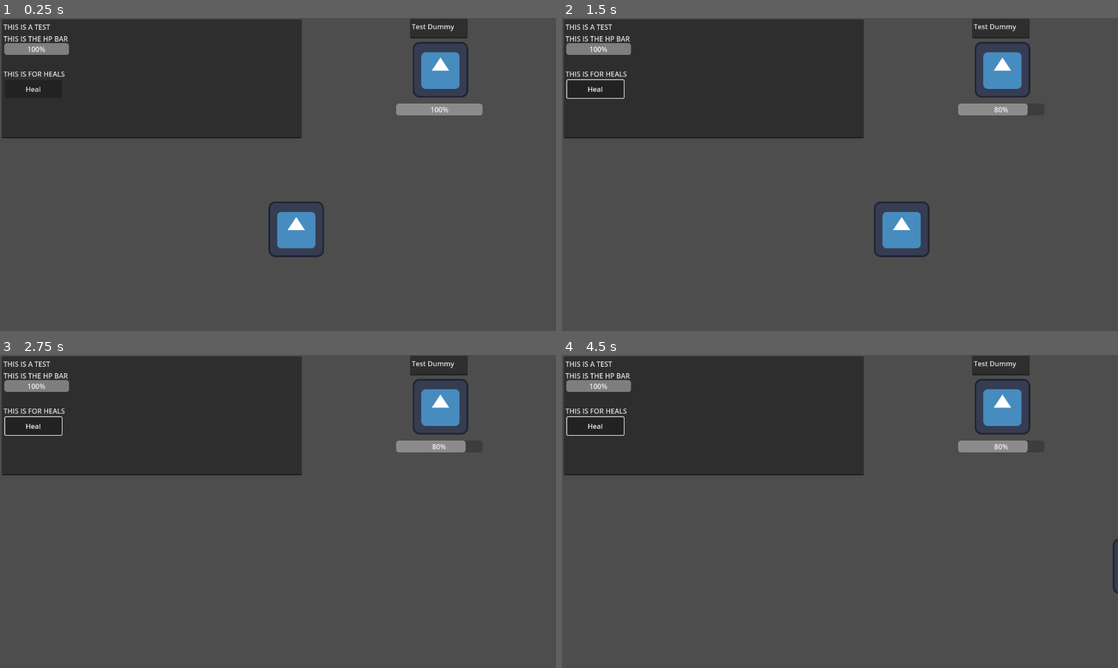
Above: before the commit, frames 1-4 (two rows, left to right).
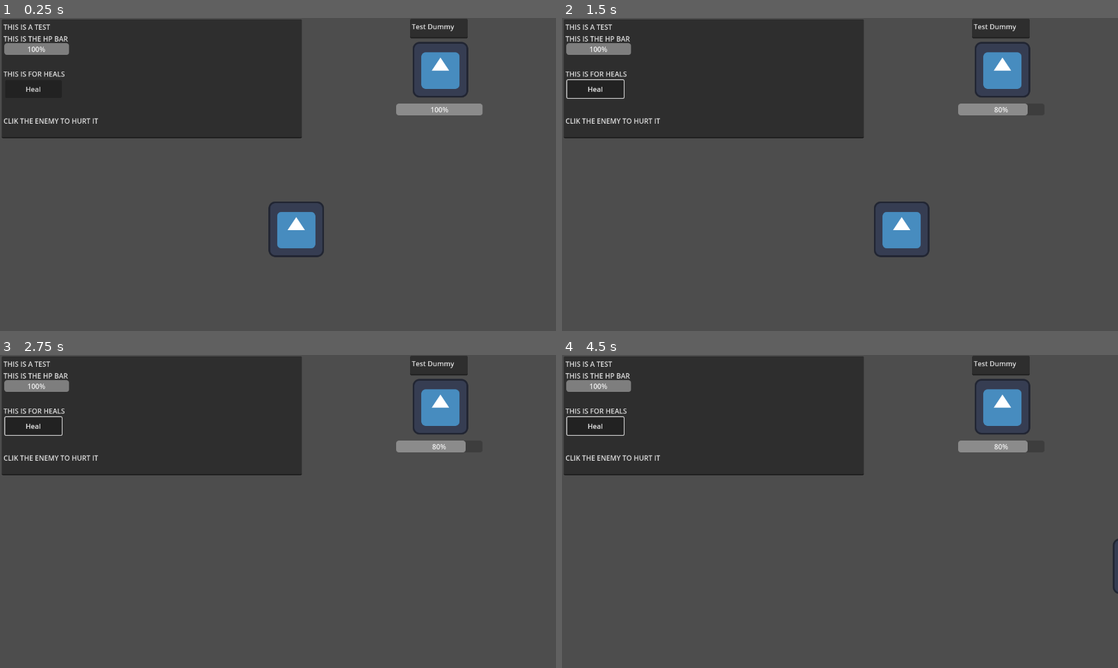
Above: after the commit, the same moments.

Repository: Ninclaunya/GodotPractice
Game: Godot game, scene res://main.tscn
Same seed, same stepped clock (60 frames per second), same inputs: the game is played once before the commit and once after it. The engine's default icon, where the game draws it, is replaced by a stand-in: a white triangle on a blue panel in a dark square.
Inputs (mouse positions are in pixels of both pictures, inside the frame that each line leads up to):
- Up to frame 1 (0.25 s): no input
- Up to frame 2 (1.5 s): click "Heal" at 0.5 s; tap Enter at 1.25 s; move the mouse to (1001, 71) at 1.27 s; hold D (right) from 1.28 s (still down); click (1001, 71) at 1.42 s
- Up to frame 3 (2.75 s): move the mouse to (166, 527) at 2.02 s; release D (right) at 2.03 s; hold S (down) from 2.03 s (still down)
- Up to frame 4 (4.5 s): move the mouse to (895, 442) at 2.77 s; release S (down) at 2.78 s; hold D (right) 2.78-3.53 s; tap Space at 3.5 s; move the mouse to (812, 574) at 3.52 s; hold W (up) 3.53-4.28 s; click (812, 574) at 3.67 s; tap Enter at 4.25 s; move the mouse to (1006, 558) at 4.27 s; hold A (left) from 4.28 s (still down)

The runs differ from the first frame. In frame 1, 0.2% of the frame differs, in the area x 0-18%, y 32-34%; in frame 2, 0.2%; in frame 3, 0.2%; in frame 4, 0.2%.

Commit message:
mini edit

Diff:
--- a/main.tscn
+++ b/main.tscn
@@ -17,7 +17,11 @@
 THIS IS THE HP BAR
 
 
-THIS IS FOR HEALS"
+THIS IS FOR HEALS
+
+
+
+CLIK THE ENEMY TO HURT IT"
 
 [node name="Player" parent="." instance=ExtResource("1_ig7tw")]
 position = Vector2(682, 486)
@@ -64,12 +68,4 @@
 script = ExtResource("4_1bvp3")
 player = NodePath("../Player")
 
-[node name="TakeDamage" type="Timer" parent="."]
-wait_time = 2.0
-
-[node name="CanDamage" type="Timer" parent="."]
-wait_time = 3.0
-
 [connection signal="pressed" from="HpUp" to="HpUp" method="_on_pressed"]
-[connection signal="timeout" from="TakeDamage" to="enemy" method="_on_take_damage_timeout"]
-[connection signal="timeout" from="CanDamage" to="enemy" method="_on_can_damage_timeout"]
